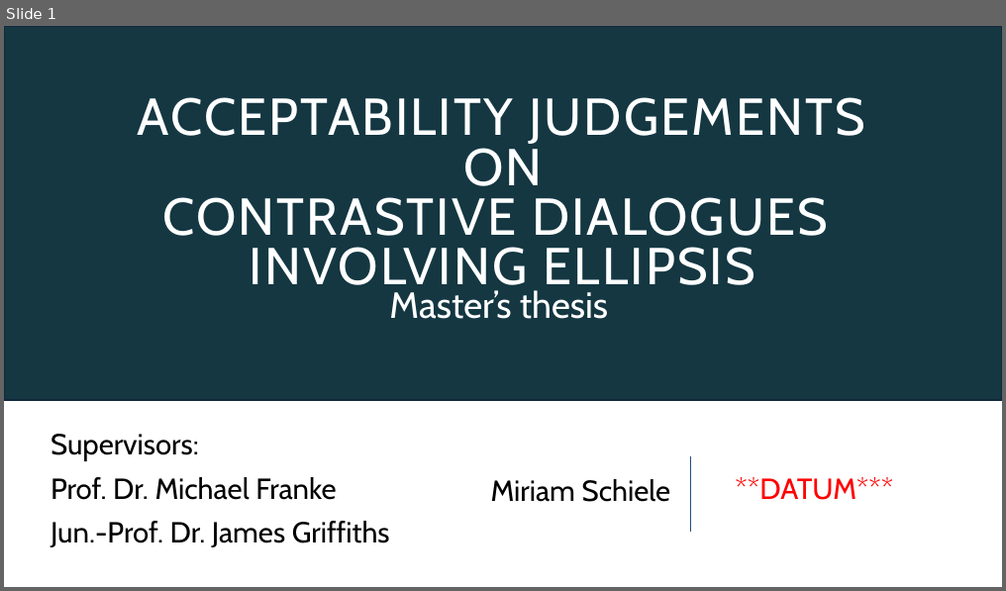
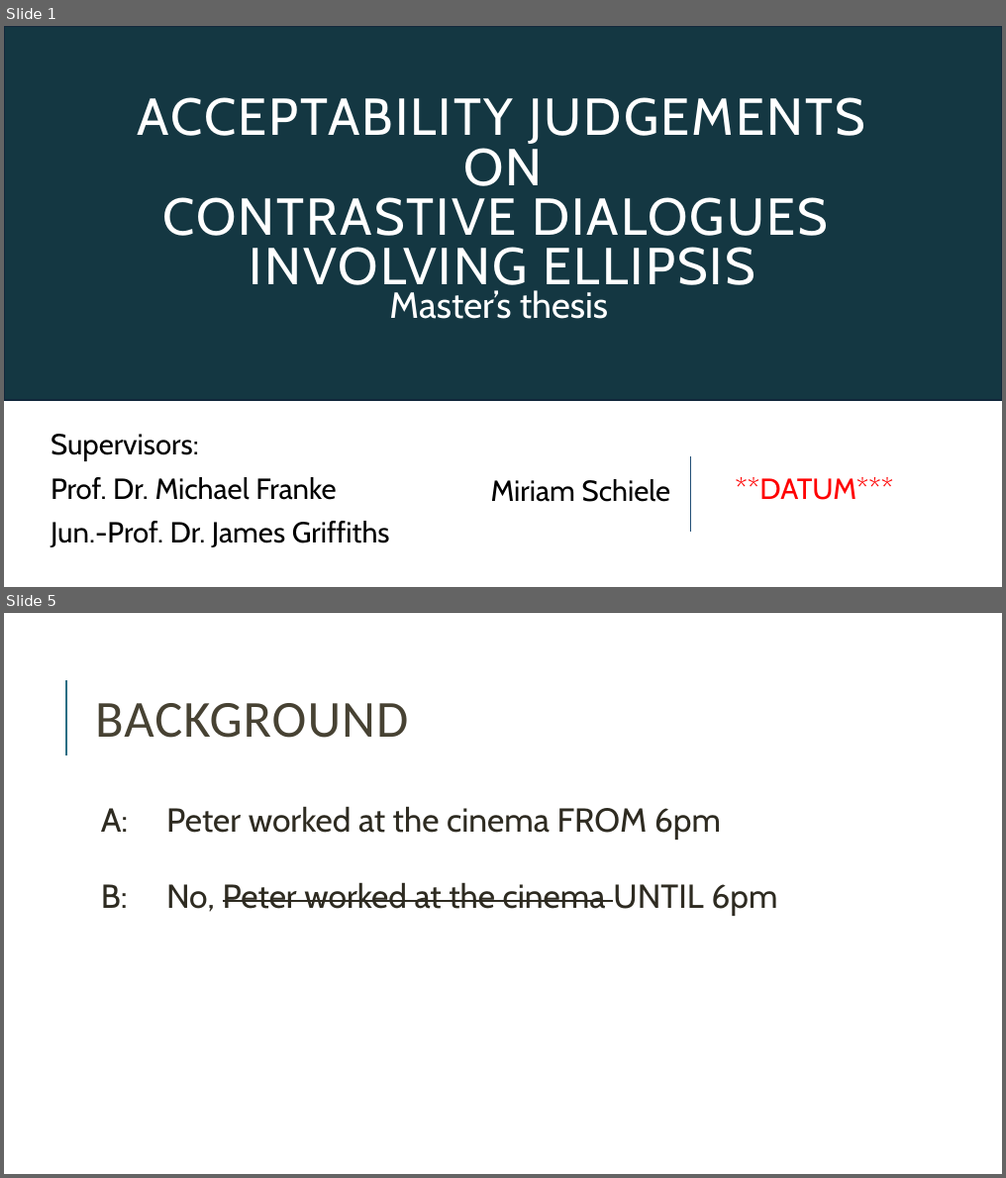
Before and after one commit to miriamschiele/MA, a slide deck: presentation/Miriam Schiele, MA presentation.pptx. Shown one above the other, each under a label of ours: slide 1 before the commit, slides 1 and 5 after it; the slides between them are not shown. The pictures are 1006x591 and 1006x1178 pixels, drawn with LibreOffice and Linux fonts; fonts in the diff are those of the drawing. Boxes give left, top, right and bottom in pixels: in the first picture for what was removed or moved away, otherwise in the second. Text is boxed around its words. In the diff, an @@ line names an element or a change of style, - is before the commit and + after.

```diff
--- a/presentation/Miriam Schiele, MA presentation.pptx
+++ b/presentation/Miriam Schiele, MA presentation.pptx
@@ slide 5 added at bbox=[4, 613, 1002, 1174], background #FFFFFF @@
@@ line added from (66, 756) to (66, 680), #286E84 1.5 pt @@
@@ title added at bbox=[95, 703, 408, 738], 50 pt, text #474233 @@
+BACKGROUND
@@ text added at bbox=[101, 806, 777, 916], 32 pt, text #2E2B21 @@
+  A: Peter worked at the cinema FROM 6pm
+  B: No, Peter worked at the cinema UNTIL 6pm
```
Also in this commit, not shown: 7 slides changed, 12 other slides added, 1 slide removed, 8 other files.
